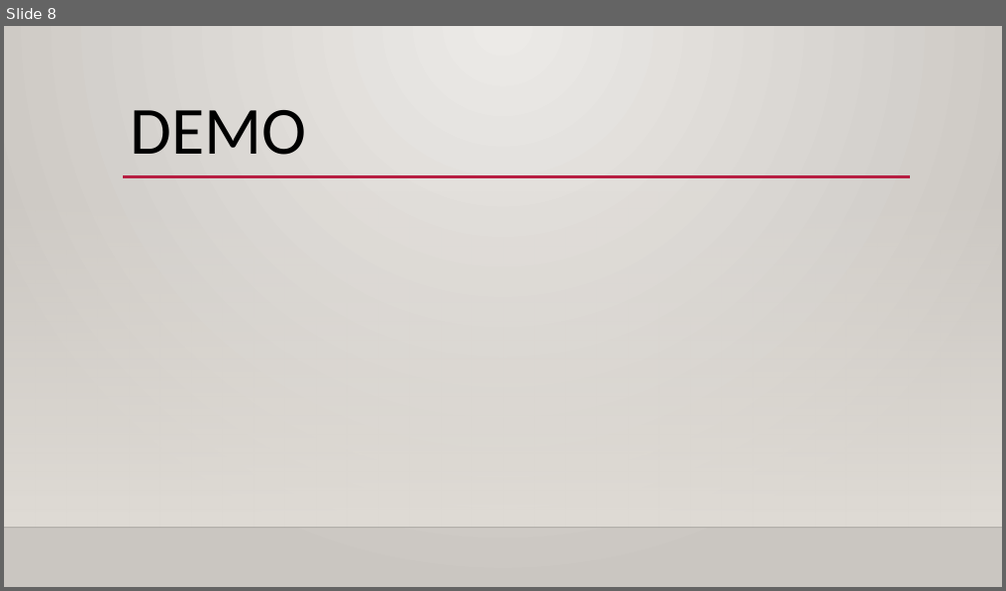
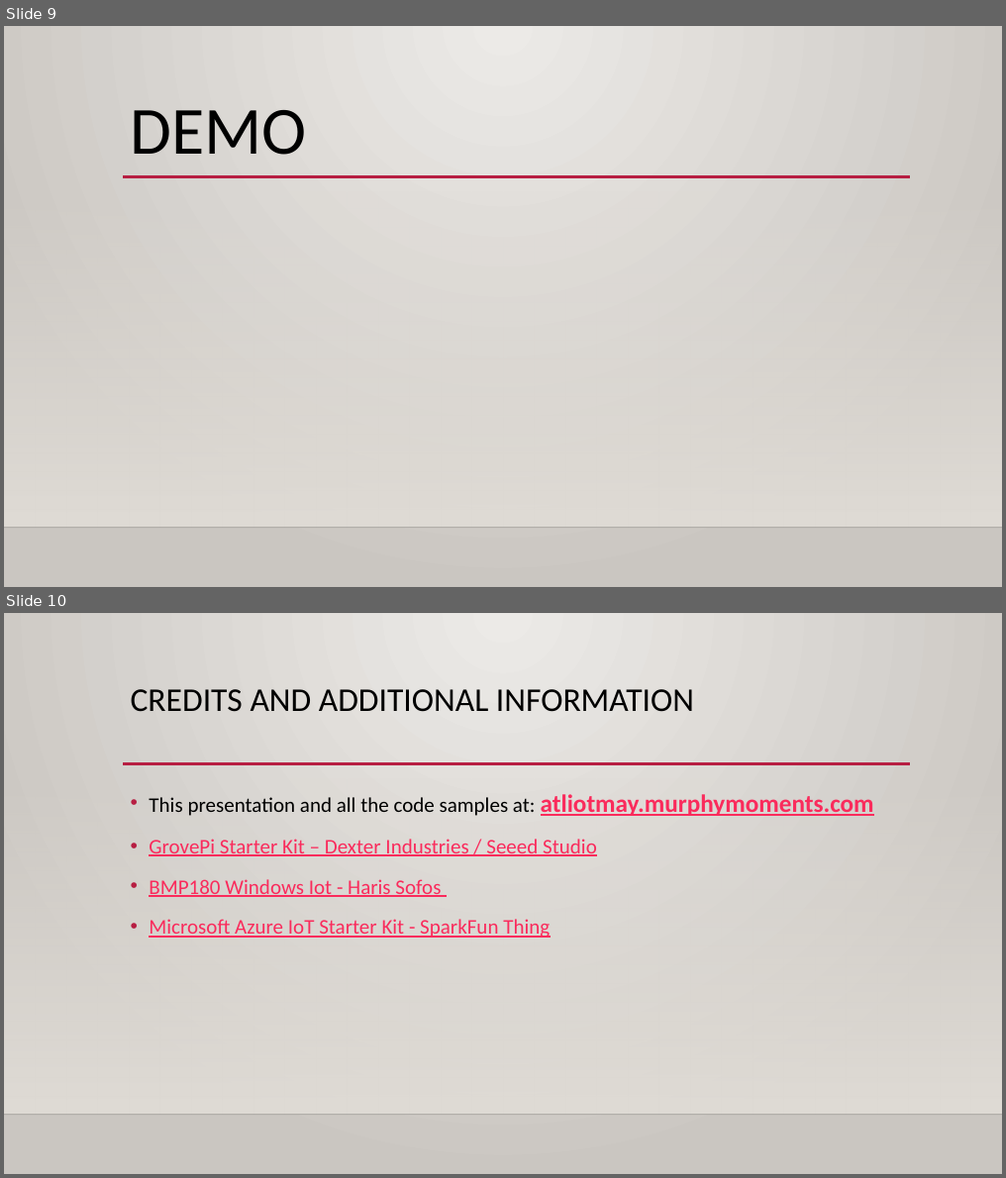
Before and after one commit to Falconwmua/AtlantaIOTMay, a slide deck: Presentation/AtlantaIOTMay.pptx. Shown one above the other, each under a label of ours: slide 8 before the commit, slides 9 and 10 after it. The pictures are 1006x591 and 1006x1178 pixels, drawn with LibreOffice and Linux fonts; fonts in the diff are those of the drawing; background and template pictures are left out. Boxes give left, top, right and bottom in pixels: in the first picture for what was removed or moved away, otherwise in the second. Text is boxed around its words. In the diff, an @@ line names an element or a change of style, - is before the commit and + after.

Commit message:
Updated presentation

```diff
--- a/Presentation/AtlantaIOTMay.pptx
+++ b/Presentation/AtlantaIOTMay.pptx
@@ slide 10 added at (4, 613, 1002, 1174), background gradient #ECEAE7 to #CAC7C1; not listed: 3 template elements that a slide beside it also shows @@
@@ title added at (131, 689, 694, 712), 32 pt, text #000000 @@
+CREDITS AND ADDITIONAL INFORMATION
@@ text added at (149, 794, 874, 938), 20 pt, text #FA2B5C, underline @@
+• This presentation and all the code samples at: atliotmay.murphymoments.com
+• GrovePi Starter Kit – Dexter Industries / Seeed Studio
+• BMP180 Windows Iot - Haris Sofos
+• Microsoft Azure IoT Starter Kit - SparkFun Thing
@@ what was slide 8 is now slide 9 @@
```
Also in this commit, not shown: 1 other slide added.
